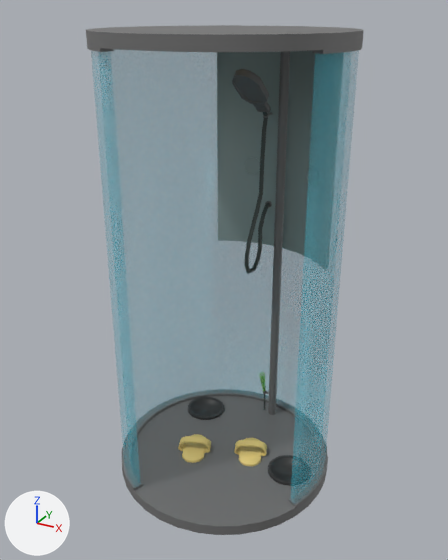
The FBX model assets/models/showerTube.fbx: old version first, new version second.
Both versions are drawn from a 50 mm camera at (1.21, -2.21, 2.07) aimed at (0.0, -0.01, 0.98). The axes (+X, +Y, +Z) are drawn at lower left. The lights are the same throughout. Vertices at the same position are counted once.

Objects in the first picture: 'shower'.
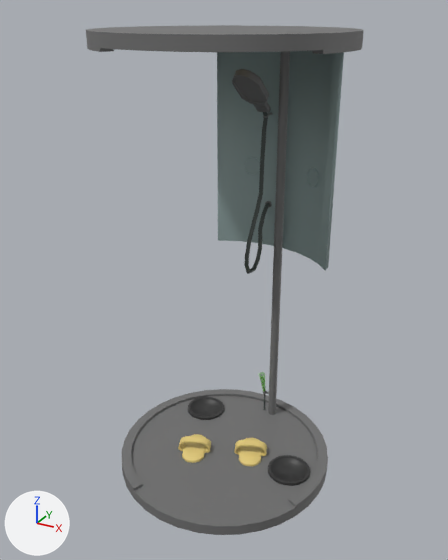
The change, as a diff of the scene's bpy script:
```diff
--- a/assets/models/showerTube.fbx.py
+++ b/assets/models/showerTube.fbx.py
@@ me_cylinder_007 @@
 # used by ob_shower; location = (0.0, 0.0, 0.0)
-me_cylinder_007.from_pydata(...)  # 2360 vertices, 2254 faces; spans x -0.51..0.51, y -0.51..0.51, z 0.0..2.0
+me_cylinder_007.from_pydata(...)  # 2214 vertices, 2154 faces; spans x -0.51..0.51, y -0.51..0.51, z 0.0..2.0
+# me_cylinder_007 part 1
+# 146 vertices are removed from x -0.5..0.5, y -0.45..0.5, z 0.05..1.95
+# 108 faces are deleted
+# 8 new faces join them, mat_panel (grey #90a4a3)
 me_cylinder_007.materials.append(mat_hardstuff)
-me_cylinder_007.materials.append(mat_glass)  # cyan #4ed1e7
 me_cylinder_007.materials.append(mat_leggs)
```

What differs and where, as boxes [x1, y1, x2, y2] in the pictures (448 x 560 px):
part 1 of me_cylinder_007, cut back: before [91, 49, 359, 504]
